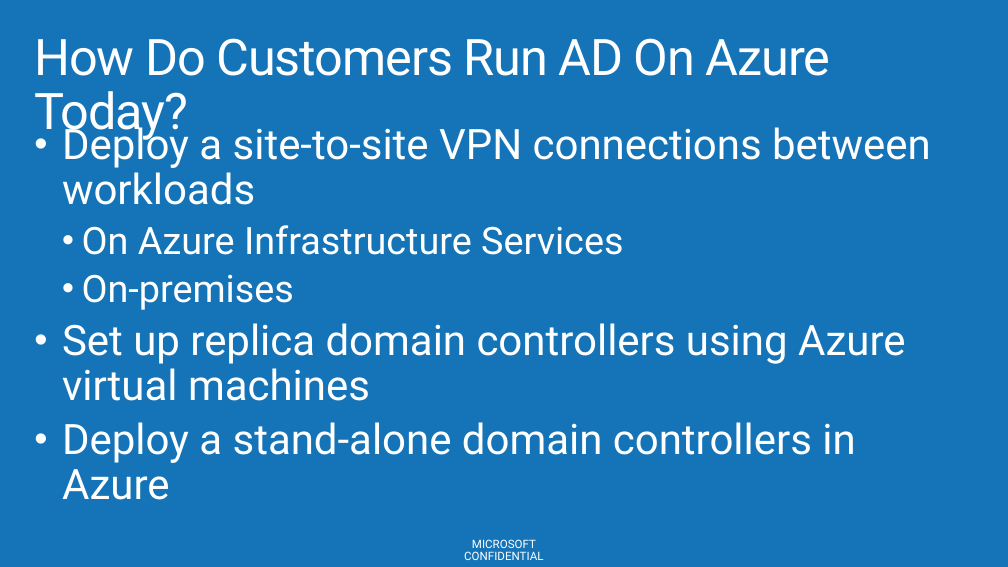
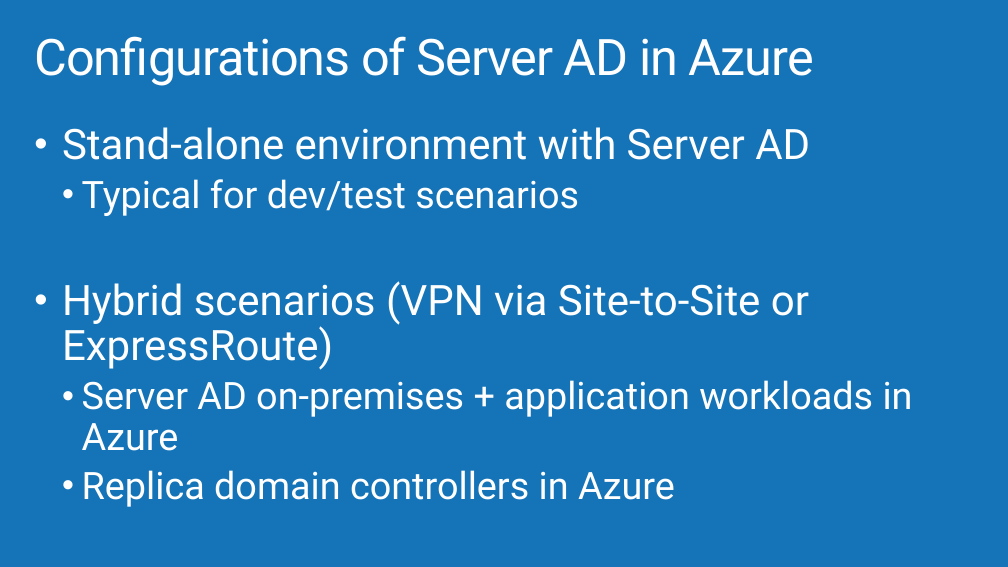
Before and after one commit to AzureCAT-GSI/SAP-on-Azure, a slide deck: slide 5 of SAP-on-Azure-Workshop-multi-day-/Presentations/Architecting VM Hybrid Solutions.pptx (slide 8 before the commit). Drawn at 1008x567 pixels with LibreOffice and Linux fonts; fonts in the diff are those of the drawing; background and template pictures are left out. Boxes give left, top, right and bottom in pixels: in the first picture for what was removed or moved away, otherwise in the second. Text is boxed around its words. In the diff, an @@ line names an element or a change of style, - is before the commit and + after.

```diff
--- a/SAP-on-Azure-Workshop-multi-day-/Presentations/Architecting VM Hybrid Solutions.pptx
+++ b/SAP-on-Azure-Workshop-multi-day-/Presentations/Architecting VM Hybrid Solutions.pptx
@@ title at [34,36,814,86]: text changed @@
-How Do Customers Run AD On Azure Today?
+Configurations of Server AD in Azure
@@ text at [62,127,913,507]: text changed; size 40 to 36 pt @@
-• Deploy a site-to-site VPN connections between workloads
-  • On Azure Infrastructure Services
-  • On-premises
-• Set up replica domain controllers using Azure virtual machines
-• Deploy a stand-alone domain controllers in Azure
+• Stand-alone environment with Server AD
+  • Typical for dev/test scenarios
+• Hybrid scenarios (VPN via Site-to-Site or ExpressRoute)
+  • Server AD on-premises + application workloads in Azure
+  • Replica domain controllers in Azure
@@ text removed at [464,539,543,560] @@
-MICROSOFT CONFIDENTIAL
```
Also in this commit, not shown: 41 other slides changed, 13 slides added, 19 slides removed.
